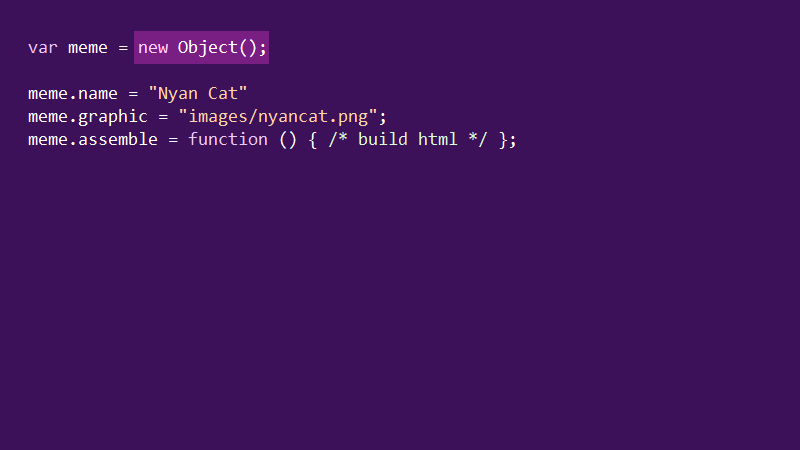
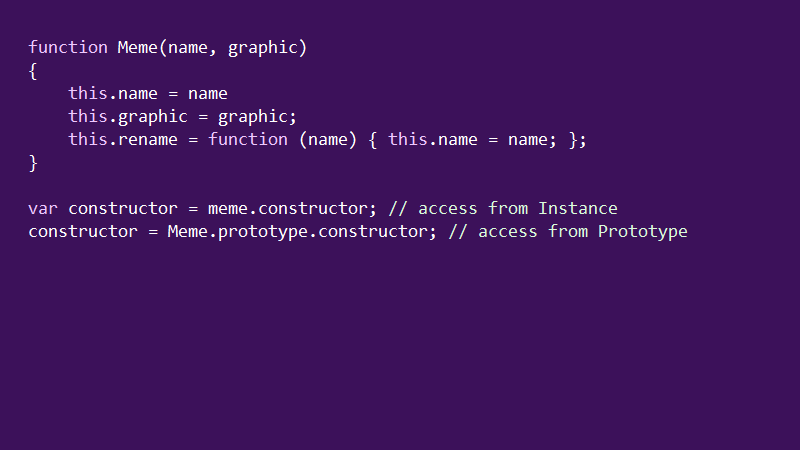
Layers edited between the first and the second 800x450 image:
renamed "Constructor3" to "Constructor4", showed it over [28, 31, 688, 241]
hid "Layer 2" over [134, 31, 269, 64]
renamed "Layer 1" to "Instance5", hid it, painted on it over [28, 31, 550, 169]
removed layer "Instance2 copy" over [28, 31, 550, 169]
showed "Instance1" over [28, 31, 306, 78]
